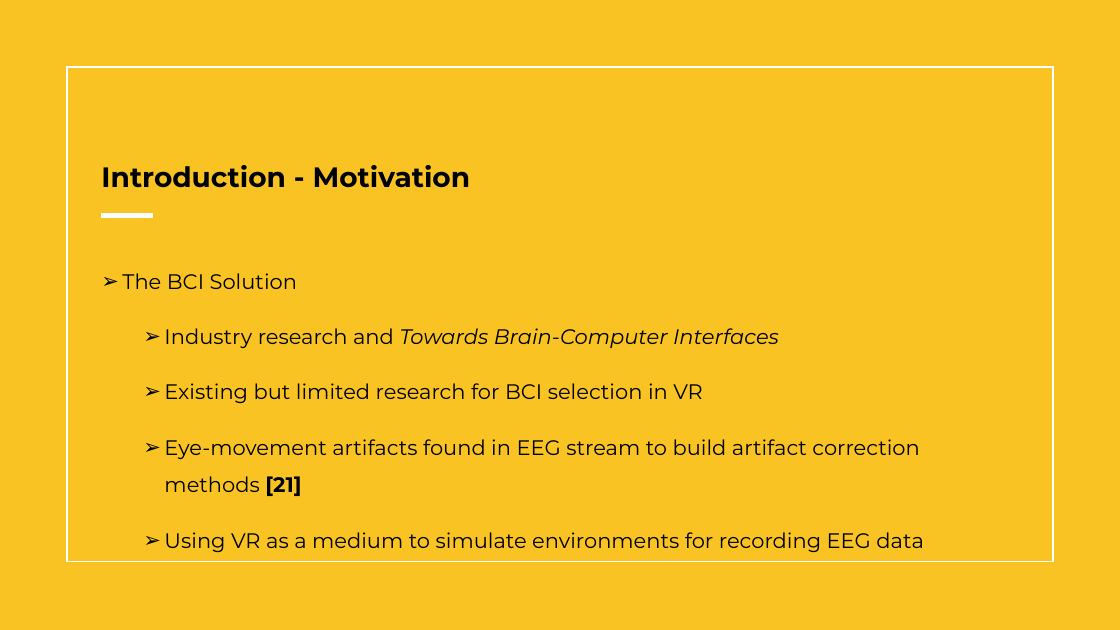
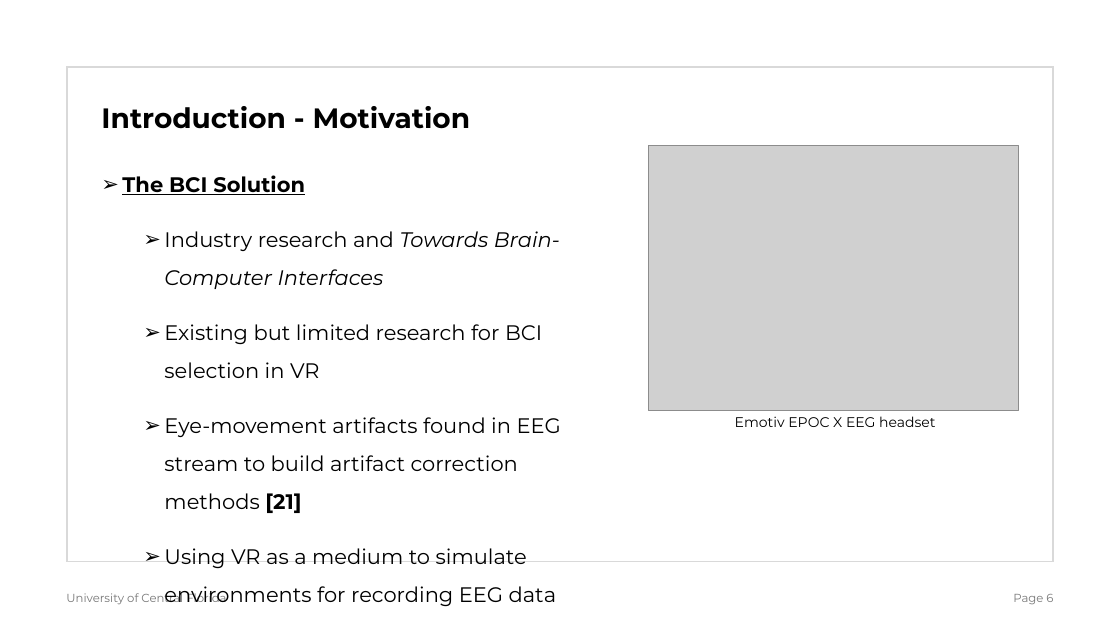
Before and after one commit to Wanyea/NeuroGaze, a slide deck: slide 6 of Research Documents/Thesis/NeuroGazeThesisDefense.pptx. Drawn at 1120x630 pixels with LibreOffice and Linux fonts; fonts in the diff are those of the drawing; grey boxes stand for pictures. Boxes give left, top, right and bottom in pixels: in the first picture for what was removed or moved away, otherwise in the second. Text is boxed around its words. In the diff, an @@ line names an element or a change of style, - is before the commit and + after.

Commit message:
pttx update - intro and lit review done

```diff
--- a/Research Documents/Thesis/NeuroGazeThesisDefense.pptx
+++ b/Research Documents/Thesis/NeuroGazeThesisDefense.pptx
@@ rectangle removed at (0, 0, 1120, 630) @@
@@ title "Introduction - Motivation": place and size @@
-title "Introduction - Motivation" at (101, 165, 471, 188)
+title "Introduction - Motivation" at (101, 106, 471, 129)
@@ rectangle at (67, 67, 1054, 562): outline #FFFFFF 1.5 pt to #D9D9D9 1.5 pt @@
@@ picture added at (649, 145, 1019, 411) @@
@@ text "The BCI Solution": place and size @@
-text "The BCI Solution" at (122, 273, 924, 552)
+text "The BCI Solution" at (122, 175, 561, 606)
@@ text at (122, 175, 305, 195): bold on, underline on in "The BCI Solution" @@
@@ line removed from (102, 215) to (153, 215) @@
@@ text added at (735, 416, 935, 427), 12 pt, text #000000 @@
+Emotiv EPOC X EEG headset
@@ text added at (66, 591, 226, 604), 10 pt, text #787878 @@
+University of Central Florida
@@ page number added at (1013, 594, 1053, 604), 10 pt, text #787878 @@
+Page 6
```
Also in this commit, not shown: 7 other slides changed, 7 slides added, 3 slides removed, 10 other files.
